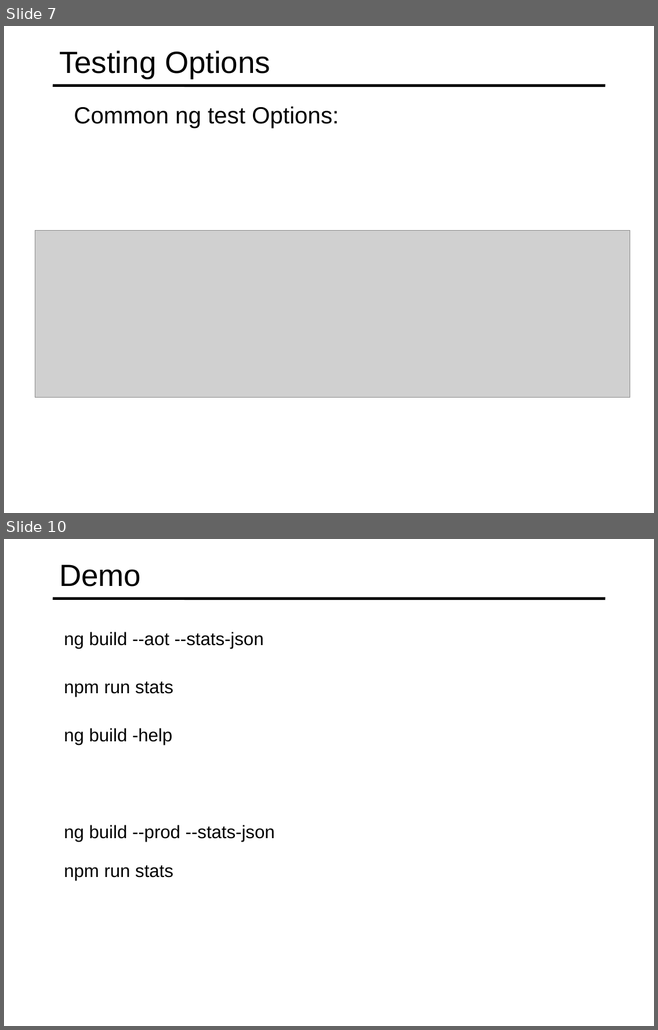
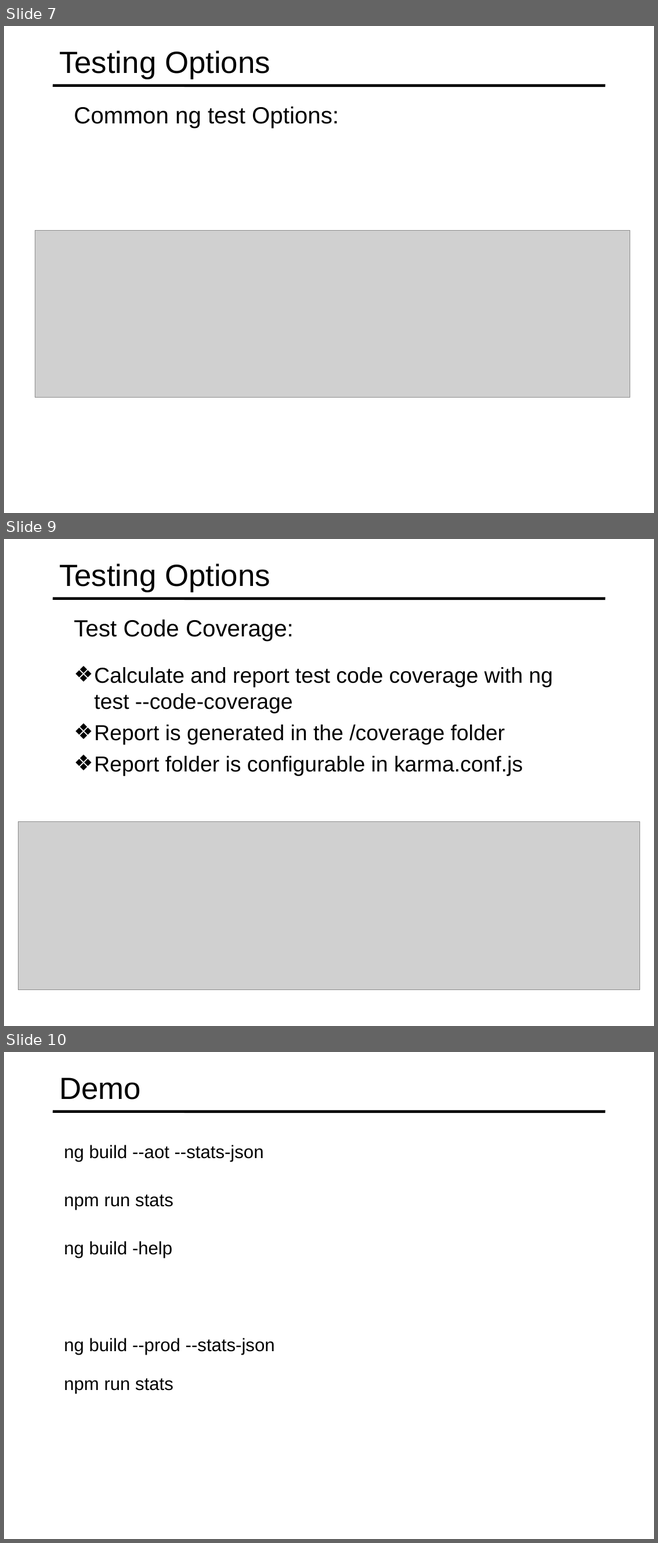
Before and after one commit to specter01wj/Jago_Link_Training, a slide deck: Angular/Angular7/Angular CLI/7.Running Unit and End to End Tests/L7_Running Unit and End to End Tests.ppt. Shown one above the other, each under a label of ours: slides 7 and 10 before the commit, slides 7, 9 and 10 after it; the slides between them are not shown. The pictures are 658x1030 and 658x1543 pixels, drawn with LibreOffice and Linux fonts; fonts in the diff are those of the drawing; grey boxes stand for pictures. Boxes give left, top, right and bottom in pixels: in the first picture for what was removed or moved away, otherwise in the second. Text is boxed around its words. In the diff, an @@ line names an element or a change of style, - is before the commit and + after.

```diff
--- a/Angular/Angular7/Angular CLI/7.Running Unit and End to End Tests/L7_Running Unit and End to End Tests.ppt
+++ b/Angular/Angular7/Angular CLI/7.Running Unit and End to End Tests/L7_Running Unit and End to End Tests.ppt
@@ slide 9 added at [4,539,654,1026], background #FFFFFF; not listed: 1 template element that a slide beside it also shows @@
@@ title added at [59,563,270,592], 34 pt, text #000000 @@
+Testing Options
@@ text added at [74,619,293,641], 25.9 pt, text #000000 @@
+  Test Code Coverage:
@@ text added at [94,667,553,776], 24 pt, text #000000 @@
+  ❖ Calculate and report test code coverage with ng test --code-coverage
+  ❖ Report is generated in the /coverage folder
+  ❖ Report folder is configurable in karma.conf.js
@@ picture added at [18,821,639,990] @@
```
Also in this commit, not shown: 2 slides changed, 3 other slides added, 9 slides removed.
